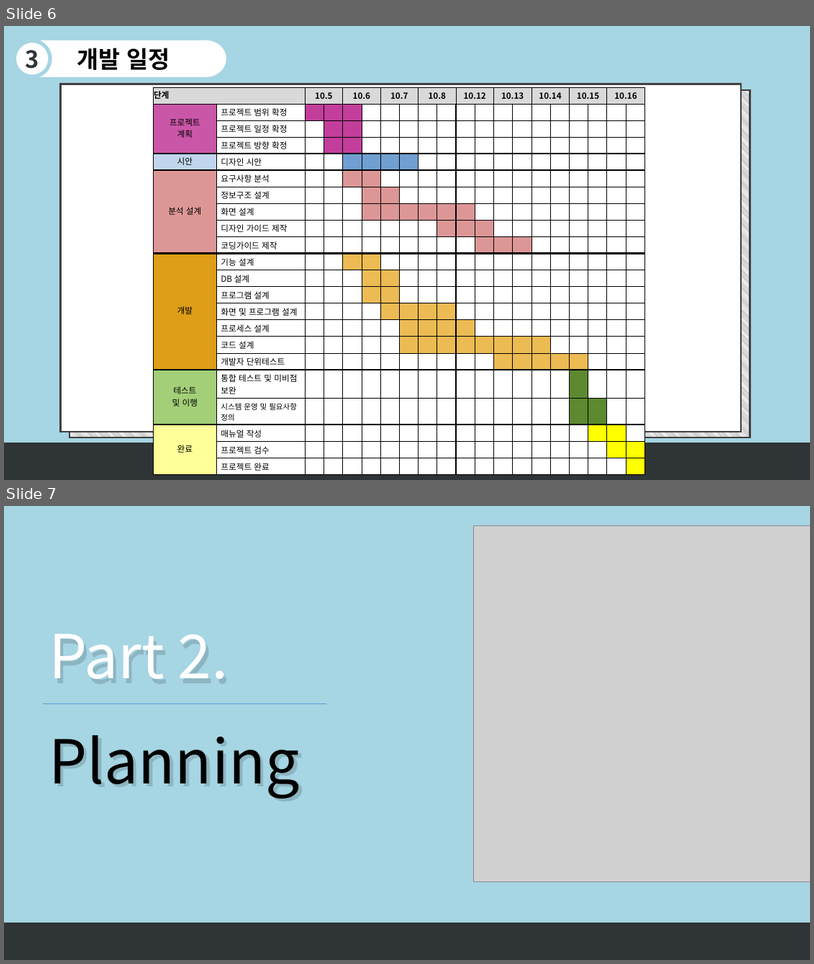
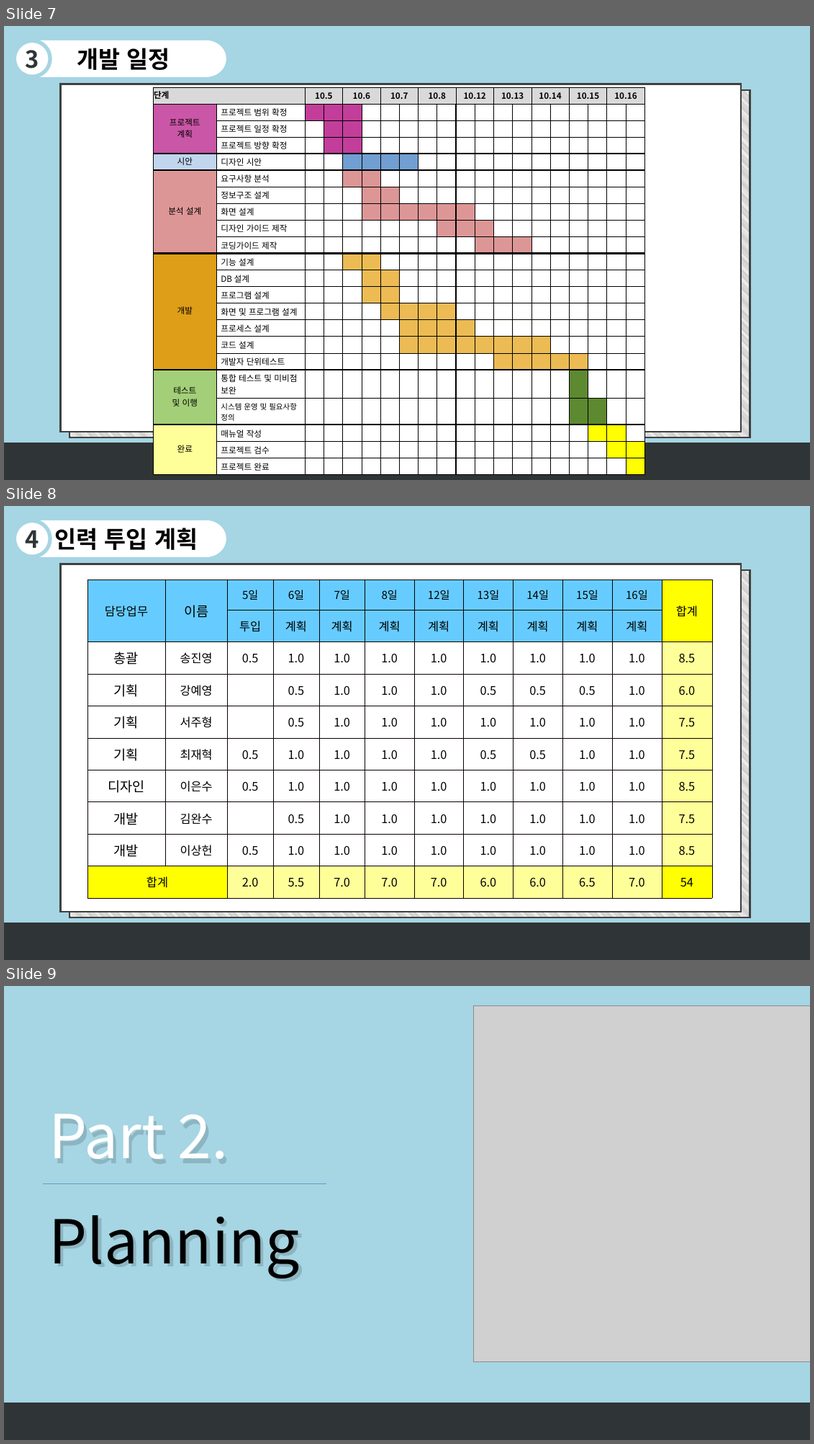
Before and after one commit to sjin9696/Aduino_C_sharp_1Team, a slide deck: 문서자료/발표자료.pptx. Shown one above the other, each under a label of ours: slides 6 and 7 before the commit, slides 7, 8 and 9 after it. The pictures are 814x964 and 814x1444 pixels, drawn with LibreOffice and Linux fonts; fonts in the diff are those of the drawing; grey boxes stand for pictures. Boxes give left, top, right and bottom in pixels: in the first picture for what was removed or moved away, otherwise in the second. Text is boxed around its words. In the diff, an @@ line names an element or a change of style, - is before the commit and + after.

Commit message:
발표자료 V0.9.5
특장점, 시스템 흐름도, 인력 투입 계획, 화면구성 애니메이션 추가

```diff
--- a/문서자료/발표자료.pptx
+++ b/문서자료/발표자료.pptx
@@ slide 8 added at (4, 506, 810, 960), background #A6D5E3 @@
@@ ellipse added at (14, 520, 50, 556), fill #FFFFFF, outline #A6D5E3 4.5 pt, 28 pt, text #2F3436, bold @@
+4
@@ ellipse added at (21, 520, 62, 557), fill #FFFFFF @@
@@ rectangle added at (44, 520, 209, 557), fill #FFFFFF, 28 pt, text #000000, bold @@
+인력 투입 계획
@@ ellipse added at (186, 520, 226, 557), fill #FFFFFF @@
@@ rectangle added at (61, 564, 741, 911), fill #FFFFFF, outline #404040 2 pt @@
@@ rectangle added at (70, 570, 751, 917), fill pattern #404040 on #FFFFFF, outline #404040 2 pt @@
@@ table added at (88, 580, 714, 898), 10 rows, 12 columns @@
+담당업무 | 이름 | 5일 | 6일 | 7일 | 8일 | 12일 | 13일 | 14일 | 15일 | 16일 | 합계
+ |  | 투입 | 계획 | 계획 | 계획 | 계획 | 계획 | 계획 | 계획 | 계획 | 
+총괄 | 송진영 | 0.5 | 1.0 | 1.0 | 1.0 | 1.0 | 1.0 | 1.0 | 1.0 | 1.0 | 8.5
+기획 | 강예영 |  | 0.5 | 1.0 | 1.0 | 1.0 | 0.5 | 0.5 | 0.5 | 1.0 | 6.0
+기획 | 서주형 |  | 0.5 | 1.0 | 1.0 | 1.0 | 1.0 | 1.0 | 1.0 | 1.0 | 7.5
+기획 | 최재혁 | 0.5 | 1.0 | 1.0 | 1.0 | 1.0 | 0.5 | 0.5 | 1.0 | 1.0 | 7.5
+디자인 | 이은수 | 0.5 | 1.0 | 1.0 | 1.0 | 1.0 | 1.0 | 1.0 | 1.0 | 1.0 | 8.5
+개발 | 김완수 |  | 0.5 | 1.0 | 1.0 | 1.0 | 1.0 | 1.0 | 1.0 | 1.0 | 7.5
+개발 | 이상헌 | 0.5 | 1.0 | 1.0 | 1.0 | 1.0 | 1.0 | 1.0 | 1.0 | 1.0 | 8.5
+합계 |  | 2.0 | 5.5 | 7.0 | 7.0 | 7.0 | 6.0 | 6.0 | 6.5 | 7.0 | 54
@@ rectangle added at (4, 923, 810, 960), fill #2F3436, outline #2F3436 1 pt @@
@@ what was slide 6 is now slide 7 @@
@@ what was slide 7 is now slide 9 @@
```
Also in this commit, not shown: 8 slides changed, 2 other slides added.
